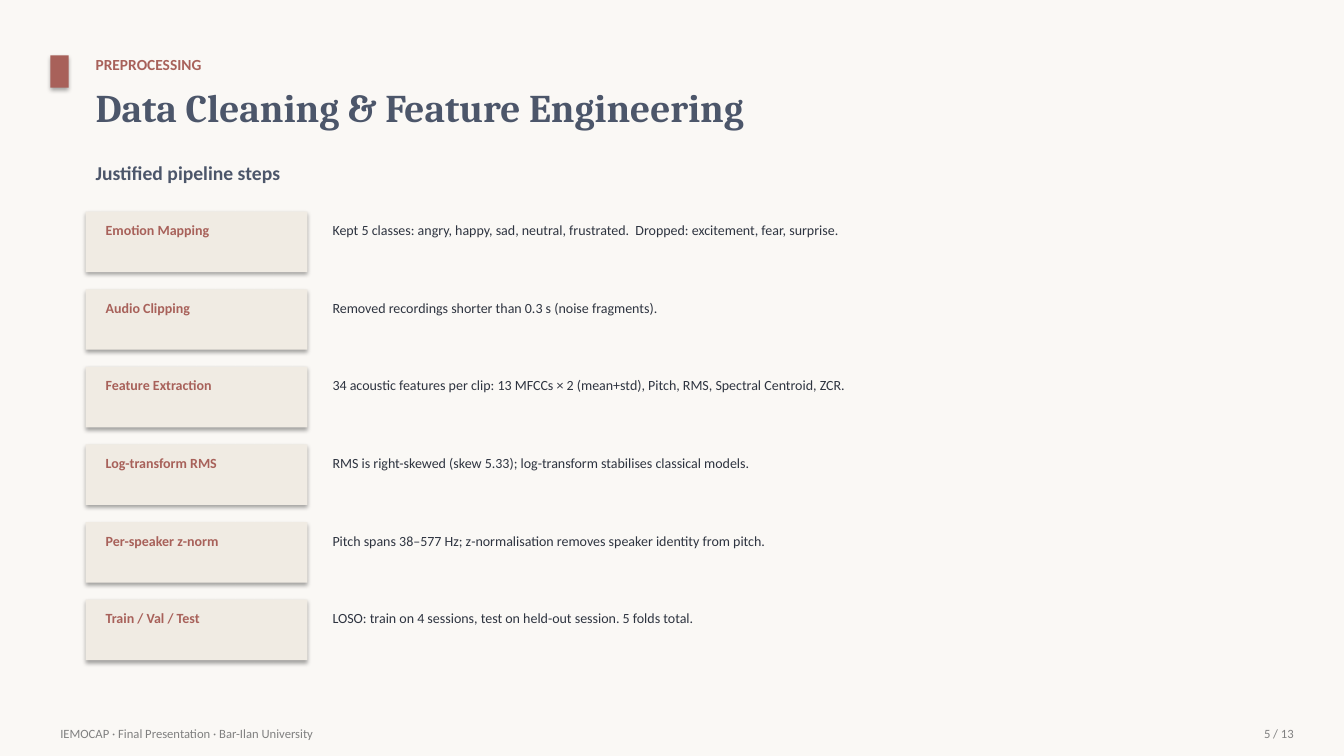
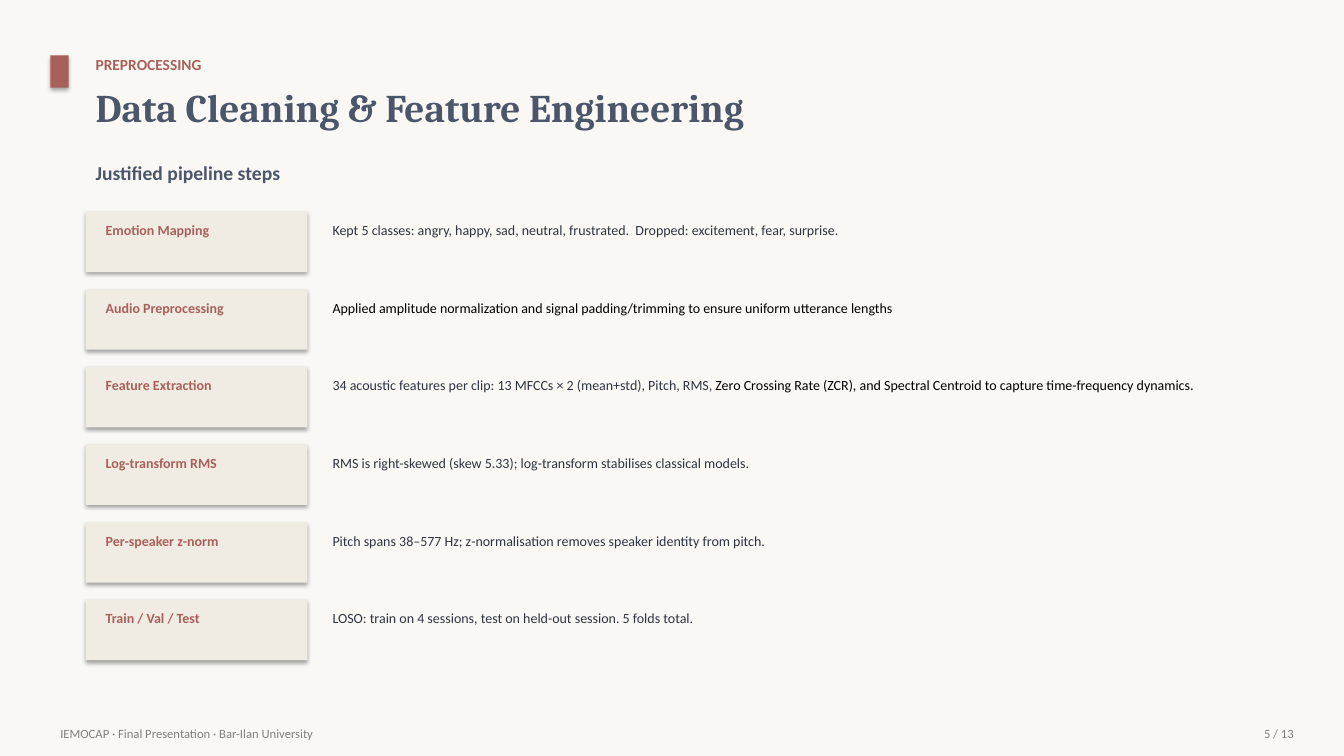
Before and after one commit to ronenhr/IEMOCAP-project, a slide deck: slide 5 of reports/Final_Presentation_Skeleton.pptx. Drawn at 1344x756 pixels with LibreOffice and Linux fonts; fonts in the diff are those of the drawing. Boxes give left, top, right and bottom in pixels: in the first picture for what was removed or moved away, otherwise in the second. Text is boxed around its words. In the diff, an @@ line names an element or a change of style, - is before the commit and + after.

```diff
--- a/reports/Final_Presentation_Skeleton.pptx
+++ b/reports/Final_Presentation_Skeleton.pptx
@@ text at (x1=106, y1=303, x2=224, y2=316): text changed @@
-Audio Clipping
+Audio Preprocessing
@@ text at (x1=333, y1=303, x2=892, y2=316): text changed; text colour #2E3440 to #000000 @@
-Removed recordings shorter than 0.3 s (noise fragments).
+Applied amplitude normalization and signal padding/trimming to ensure uniform utterance lengths
@@ text at (x1=333, y1=380, x2=1194, y2=393): text changed; text colour #2E3440 to #000000 @@
-34 acoustic features per clip: 13 MFCCs × 2 (mean+std), Pitch, RMS, Spectral Centroid, ZCR.
+34 acoustic features per clip: 13 MFCCs × 2 (mean+std), Pitch, RMS, Zero Crossing Rate (ZCR), and Spectral Centroid to capture time-frequency dynamics.
```
Also in this commit, not shown: 5 other slides changed.
